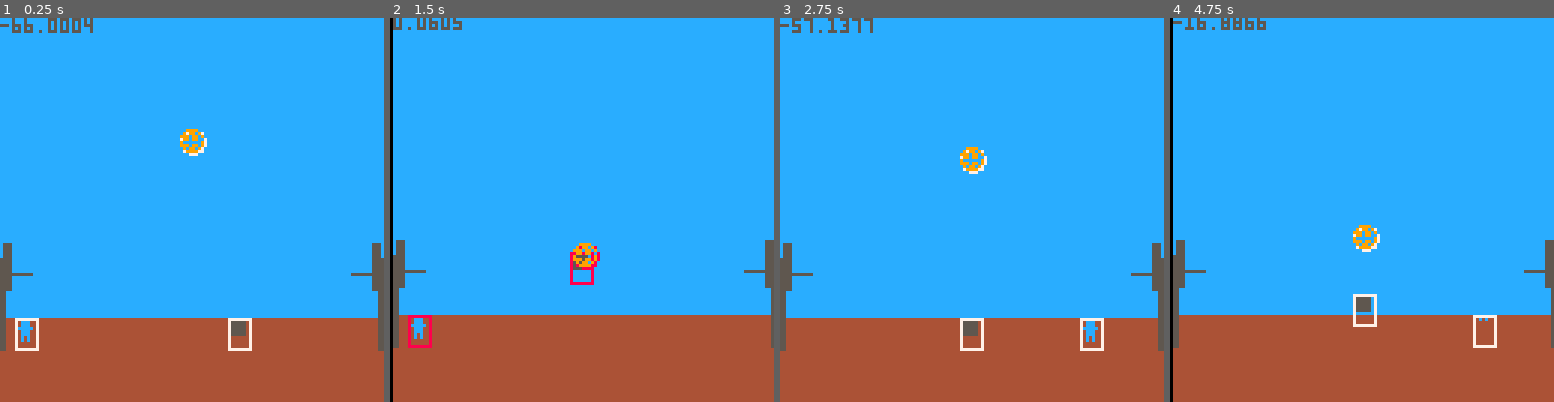
Above: before the commit, frames 1-4 (left to right).
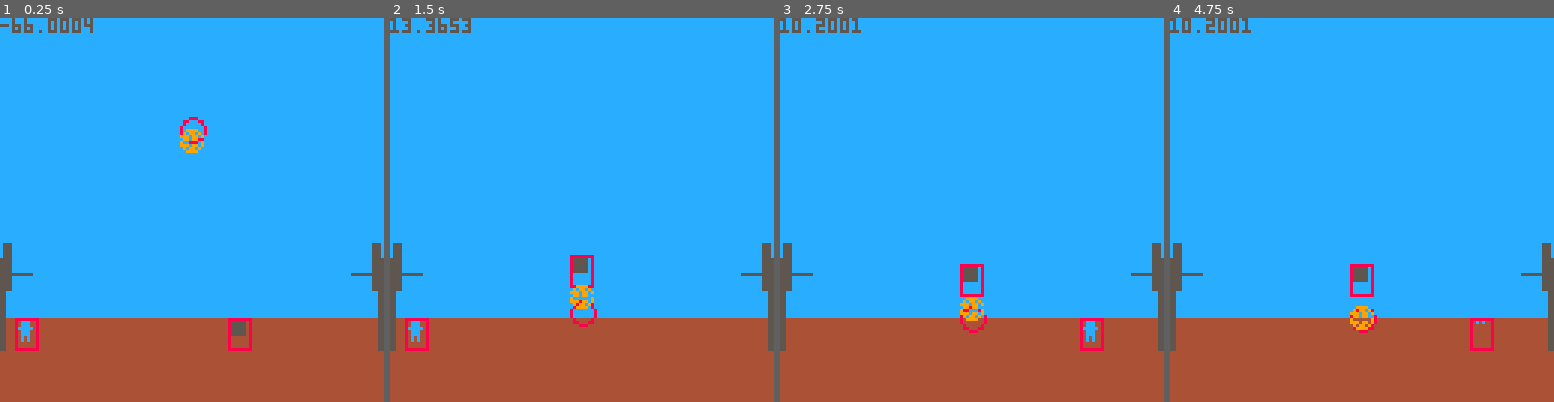
Above: after the commit, the same moments.

Repository: thoughtlesslabs/rejected
Game: PICO-8 cartridge rejected.p8
Same seed, same stepped clock (60 frames per second), same inputs: the game is played once before the commit and once after it.
Inputs:
- Up to frame 1 (0.25 s): no input
- Up to frame 2 (1.5 s): no input
- Up to frame 3 (2.75 s): hold Right 1.6-2.1 s; hold Up 2.15-2.42 s; hold Right from 2.47 s (still down)
- Up to frame 4 (4.75 s): release Right at 3.03 s; hold Left 3.08-3.58 s; hold Down 3.63-3.97 s; hold Right 4.02-4.68 s; hold Up from 4.73 s (still down)

The runs differ from the first frame. In frame 1, 0.6% of the frame differs, in the area x 3-66%, y 25-87%; in frame 2, 3.9%; in frame 3, 1.8%; in frame 4, 4.2%, in the area x 0-100%, y 0-100%.

Commit message:
Working on physics

Diff:
--- a/rejected.p8
+++ b/rejected.p8
@@ -18,7 +18,7 @@
 	-- init ball
 	ball={
 		x=60,y=10,dx=0,dy=0,r=4,
-		g=0.2,f=0.95}
+		g=0.2,f=0.95,ang=1}
 
 	-- defaults
 	shake = 0
@@ -124,43 +124,64 @@
  ball.dx *= ball.f
  ball.dy += ball.g
 
-	ball.x += ball.dx
-	ball.y += ball.dy
-
 	-- hitbox visual for testing
 	ballhbx = ball.x+ball.r
 	ballhby = ball.y+ball.r
 
-	nextx = ball.x
-	nexty = ball.y
+	nextx = ball.x+ball.dx
+	nexty = ball.y+ball.dy
 
 	if checkcollision(ball.x,ball.y) then
-	--		if calcslope(ball.x,ball.y,ball.dx,ball.dy) then
-	shake = 0.1
+		if calcslope(ball.x,ball.y,ball.dx,ball.dy) then
+			ball.dx = -ball.dx
+			if ball.x < player.x+4 then
+				nextx=player.x-ball.r
+			else
+				nextx=player.x+8+ball.r
+			end
+		else
+			nexty=player.y-ball.r
+			if abs(player.dx)>2 then
+				if sign(player.x)==sign(ball.dx) then
+					setang(ball,mid(0,ball.ang-1,2))
+					else
+						if ball.ang==2 then
+							ball.dx=-ball.dx
+						else
+							setang(ball,mid(0,ball.ang+1,2))
+						end
+					end
+				end
+			end
+		end
 	-- change hitbox color
-		phbcol = 8
-		aihbcol = 8
-		ballhbcol = 8
-	else
-	-- hitbox default color
-		phbcol = 7
-		aihbcol = 7
-		ballhbcol = 7
-	end
+			phbcol = 8
+			aihbcol = 8
+			ballhbcol = 8
+--			shake=0.1
+--	else
+--	-- hitbox default color
+--		phbcol = 7
+--		aihbcol = 7
+--		ballhbcol = 7
+--	end
+
 
 	-- check if ball hit wall
 	if nexty >=100 then
 		ball.dy = -ball.dy*ball.f
-		shake=0.1
+--		shake=0.1
 	end
 	if nextx <=0 or nextx >=100 then
 		ball.dx =  -ball.dx
-		shake=0.1
-	end
+--		shake=0.1
+	end
+
+
 
 	-- move ball within frame
-	ball.x = mid(0,ball.x,100)
-	ball.y = mid(0,ball.y,100)
+	ball.x = mid(0,nextx,100)
+	ball.y = mid(0,nexty,100)
 end
 
 function checkcollision(bx,by)
@@ -183,7 +204,7 @@
 										or by+ball.r < colchecky)
 end
 
-function calcslope(bx,by,bdx,bdy,tx,ty,tw,th)
+function calcslope(bx,by,bdx,bdy)
 	--calculate slope
 	local slp = bdy / bdx
 	local cx, cy
@@ -192,21 +213,45 @@
 	elseif bdy == 0 then
 		return true
 	elseif slp > 0 and bdx > 0 then
-			cx = tx-bx
-			cy = ty-by
+			cx = player.x-bx
+			cy = player.y-by
 			return cx > 0 and cy/cx < slp
 	elseif slp < 0 and bdx > 0 then
-			cx = tx - bx
-			cy = ty + th - by
+			cx = player.x - bx
+			cy = player.y + 8 - by
 			return cx > 0 and cy/cx >= slp
 	elseif slp > 0 and bdx < 0 then
-			cx = tx + tw - bx
-			cy = ty + th - by
+			cx = player.x + 8 - bx
+			cy = player.y + 8 - by
 			return cx < 0 and cy/cx <= slp
 	else
-			cx = tx + tw - bx
-			cy = ty -by
+			cx = player.x + 8 - bx
+			cy = player.y -by
 			return cx < 0 and cy/cx >= slp
+	end
+end
+
+function setang(bl,ang)
+ bl.ang=ang
+	if ang==2 then
+		bl.dx=0.50*sign(bl.dx)
+		bl.dy=1.30*sign(bl.dx)
+	elseif ang==0 then
+		bl.dx=1.30*sign(bl.dx)
+		bl.dy=0.50*sign(bl.dx)
+	else
+		bl.dx=1*sign(bl.dx)
+		bl.dy=1*sign(bl.dx)
+	end
+end
+
+function sign(n)
+ if n<0 then
+ 	return -1
+ elseif n>0 then
+ 	return 1
+ else
+ 	return 0
 	end
 end
 -->8
